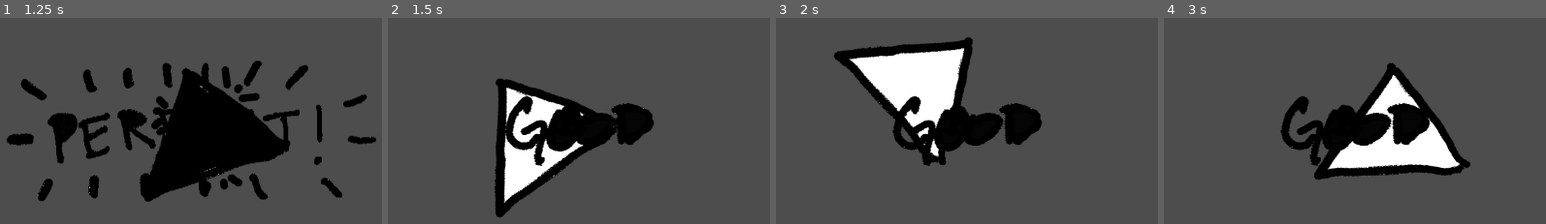
Above: before the commit, frames 1-4 (left to right).
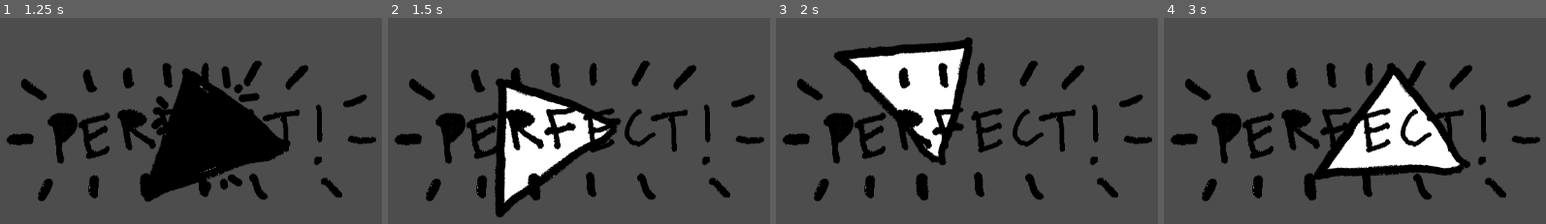
Above: after the commit, the same moments.

Repository: s0rta/i_have_yet_to_grasp_the_skill_of_comedic_timing
Game: Godot game, scene res://conductor.tscn
Two runs of this game, one before a commit and one after it. Both use one fixed random seed, a clock stepped at 60 frames per second and the inputs below. Sound files missing from this copy of the repository are replaced by a short silence.
Inputs:
- Up to frame 1 (1.25 s): tap Enter at 0.5 s; hold Space (space) from 0.53 s (still down)
- Up to frame 2 (1.5 s): release Space (space) at 1.28 s; tap Space (space) at 1.35 s
- Up to frame 3 (2 s): no input
- Up to frame 4 (3 s): hold Space (space) 2.03-2.78 s; tap Space (space) at 2.85 s

Frame 1 is identical in both runs. In frame 2, 12% of the frame differs, in the area x 1-99%, y 20-89%; in frame 3, 12%; in frame 4, 12%.

Commit message:
Base commit for every future rhythm game.

Diff:
--- a/Conductor.gd
+++ b/Conductor.gd
@@ -48,6 +48,9 @@
 func closest_beat():
 	closest = int(round((song_position / sec_per_beat)))
 	time_off_beat = abs(closest * sec_per_beat - song_position)
+	if closest == 0:
+		closest = 4 # Because this is a loop
+
 	return Vector2(closest, time_off_beat)
 
 func play_from_beat(beat, offset):
--- a/Judge.gd
+++ b/Judge.gd
@@ -29,15 +29,17 @@
 	var time_off_beat = closest_beat_tuple[1]
 
 	if closest_beat == last_beat_for_input_received:
-		pass
+		return
 
 	last_beat_for_input_received = closest_beat
 	print("Scoring beat ", closest_beat)
+	print("Last beat", last_beat_for_input_received)
 
 	return _score_time(time_off_beat)
 
 func _score_time(time_off_beat) -> Score:
 	var percent_off = time_off_beat / conductor.sec_per_beat
+	print("Percent off:", percent_off)
 	var weighted_percent_off = pow(percent_off, permissiveness)
 	if weighted_percent_off < 0.1:
 		return Score.PERFECT
